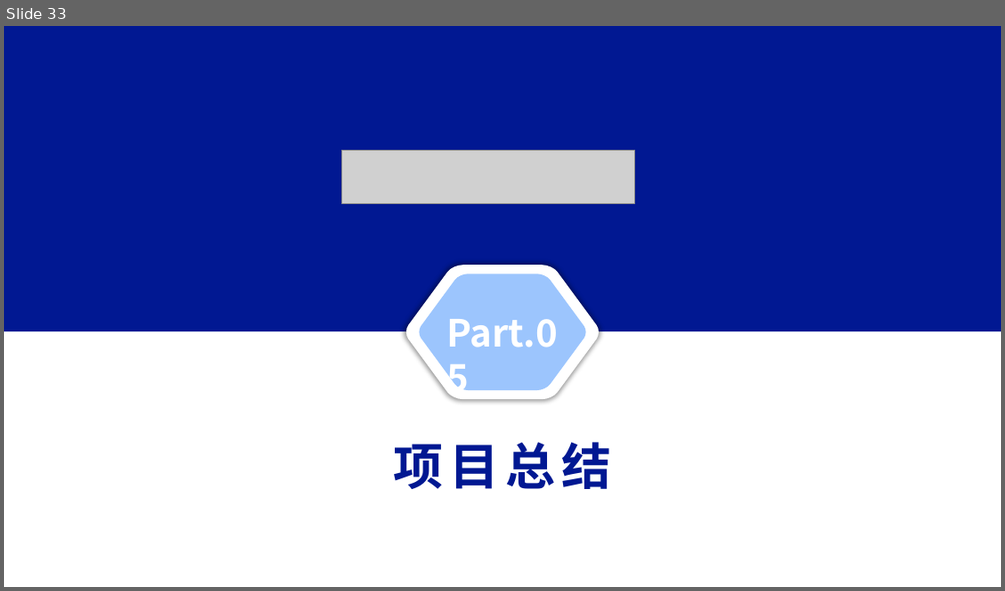
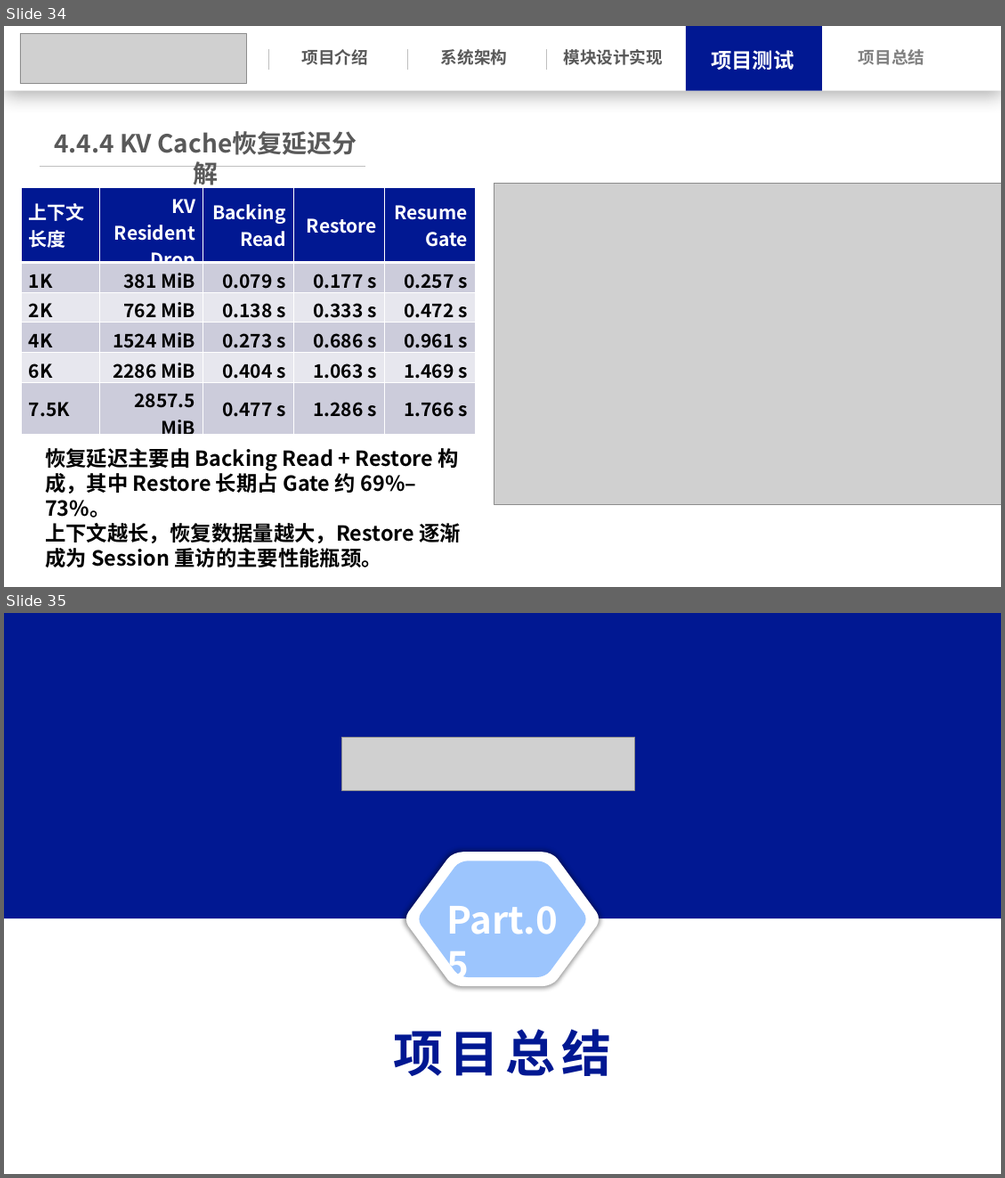
Before and after one commit to Leslie-1341/llama.cpp, a slide deck: docs/操作系统功能赛.pptx. Shown one above the other, each under a label of ours: slide 33 before the commit, slides 34 and 35 after it. The pictures are 1005x591 and 1005x1178 pixels, drawn with LibreOffice and Linux fonts; fonts in the diff are those of the drawing; grey boxes stand for pictures. Boxes give left, top, right and bottom in pixels: in the first picture for what was removed or moved away, otherwise in the second. Text is boxed around its words. In the diff, an @@ line names an element or a change of style, - is before the commit and + after.

```diff
--- a/docs/操作系统功能赛.pptx
+++ b/docs/操作系统功能赛.pptx
@@ slide 34 added at (x1=4, y1=26, x2=1001, y2=587), background #FFFFFF @@
@@ rectangle added at (x1=4, y1=26, x2=1001, y2=91), fill #FFFFFF @@
@@ picture added at (x1=20, y1=33, x2=246, y2=84) @@
@@ line added from (268, 49) to (268, 70), #BFBFBF 0.5 pt @@
@@ text added at (x1=302, y1=49, x2=368, y2=65), 16 pt, text #595959, bold @@
+项目介绍
@@ line added from (408, 49) to (408, 70), #BFBFBF 0.5 pt @@
@@ text added at (x1=441, y1=49, x2=507, y2=65), 16 pt, text #595959, bold @@
+系统架构
@@ line added from (547, 49) to (547, 70), #BFBFBF 0.5 pt @@
@@ text added at (x1=564, y1=49, x2=663, y2=65), 16 pt, text #595959, bold @@
+模块设计实现
@@ rectangle added at (x1=686, y1=26, x2=822, y2=91), fill #011892 @@
@@ text added at (x1=711, y1=50, x2=793, y2=70), 20 pt, text #FFFFFF, bold @@
+项目测试
@@ text added at (x1=858, y1=49, x2=924, y2=65), 16 pt, text #808080, bold @@
+项目总结
@@ text added at (x1=54, y1=134, x2=152, y2=153), 24 pt, text #595959, bold @@
+4.4.4 KV Cache恢复延迟分解
@@ line added from (39, 166) to (365, 166), #BFBFBF 0.5 pt @@
@@ picture added at (x1=494, y1=184, x2=1001, y2=505) @@
@@ table added at (x1=21, y1=187, x2=474, y2=443), 6 rows, 5 columns @@
+上下文长度 | KV Resident Drop | Backing Read | Restore | Resume Gate
+1K | 381 MiB | 0.079 s | 0.177 s | 0.257 s
+2K | 762 MiB | 0.138 s | 0.333 s | 0.472 s
+4K | 1524 MiB | 0.273 s | 0.686 s | 0.961 s
+6K | 2286 MiB | 0.404 s | 1.063 s | 1.469 s
+7.5K | 2857.5 MiB | 0.477 s | 1.286 s | 1.766 s
@@ text added at (x1=45, y1=448, x2=461, y2=567), 20 pt, text #000000, bold @@
+恢复延迟主要由 Backing Read + Restore 构成，其中 Restore 长期占 Gate 约 69%–73%。
+上下文越长，恢复数据量越大，Restore 逐渐成为 Session 重访的主要性能瓶颈。
@@ what was slide 33 is now slide 35 @@
```
Also in this commit, not shown: 23 slides changed, 6 other slides added, 5 slides removed, 30 other files.
